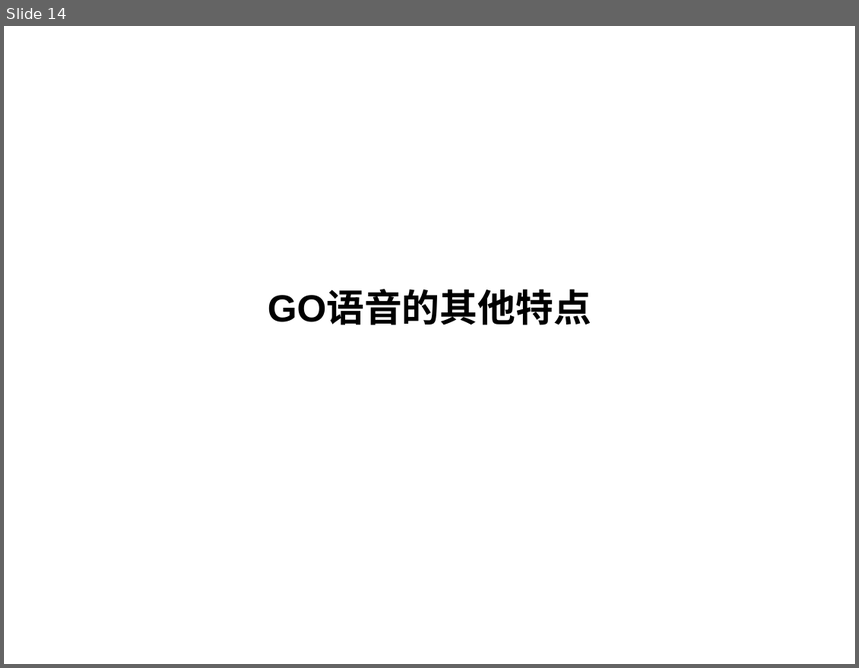
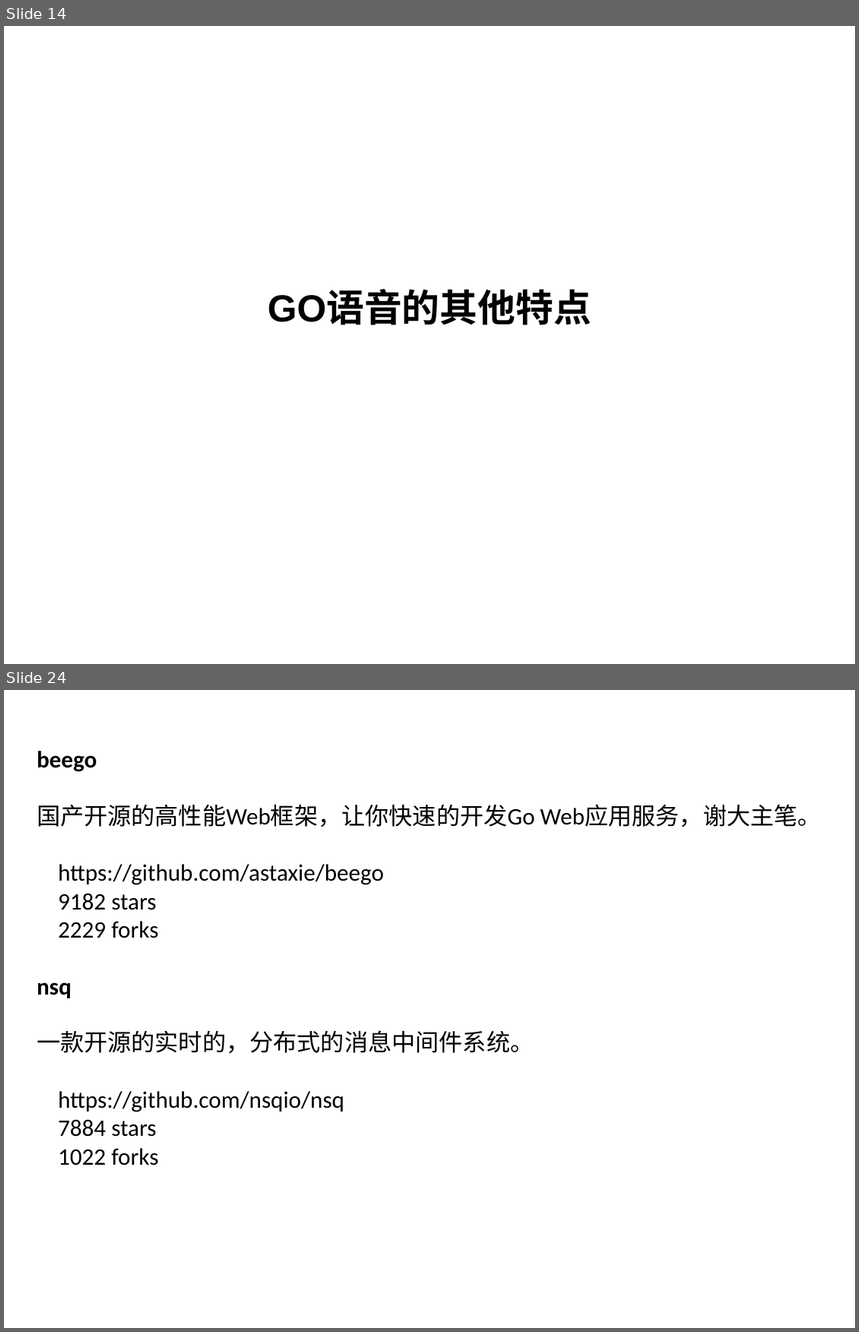
Before and after one commit to yuanyuexiang/GoForSuning, a slide deck: GO门.pptx. Shown one above the other, each under a label of ours: slide 14 before the commit, slides 14 and 24 after it; the slides between them are not shown. The pictures are 859x668 and 859x1332 pixels, drawn with LibreOffice and Linux fonts; fonts in the diff are those of the drawing; background and template pictures are left out. Boxes give left, top, right and bottom in pixels: in the first picture for what was removed or moved away, otherwise in the second. Text is boxed around its words. In the diff, an @@ line names an element or a change of style, - is before the commit and + after.

```diff
--- a/GO门.pptx
+++ b/GO门.pptx
@@ slide 24 added at [4, 690, 855, 1328], background picture (left out) @@
@@ text added at [37, 751, 822, 1166], 20 pt, text #000000 @@
+beego
+国产开源的高性能Web框架，让你快速的开发Go Web应用服务，谢大主笔。
+https://github.com/astaxie/beego
+9182 stars
+2229 forks
+nsq
+一款开源的实时的，分布式的消息中间件系统。
+https://github.com/nsqio/nsq
+7884 stars
+1022 forks
@@ text added at [56, 1277, 255, 1310], 11 pt, text #FFFFFF @@
+2013.05.04
@@ page number added at [611, 1277, 810, 1310], 11 pt, text #FFFFFF @@
+23
```
Also in this commit, not shown: 3 slides changed, 11 other slides added, 2 other files.
